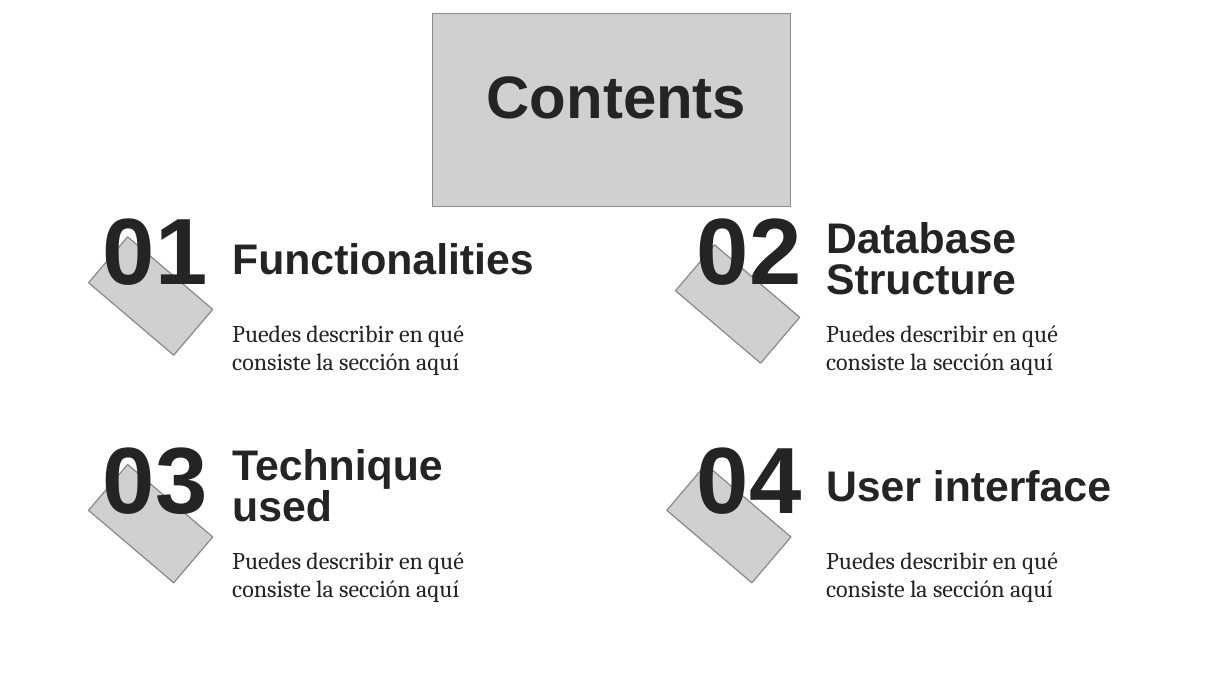
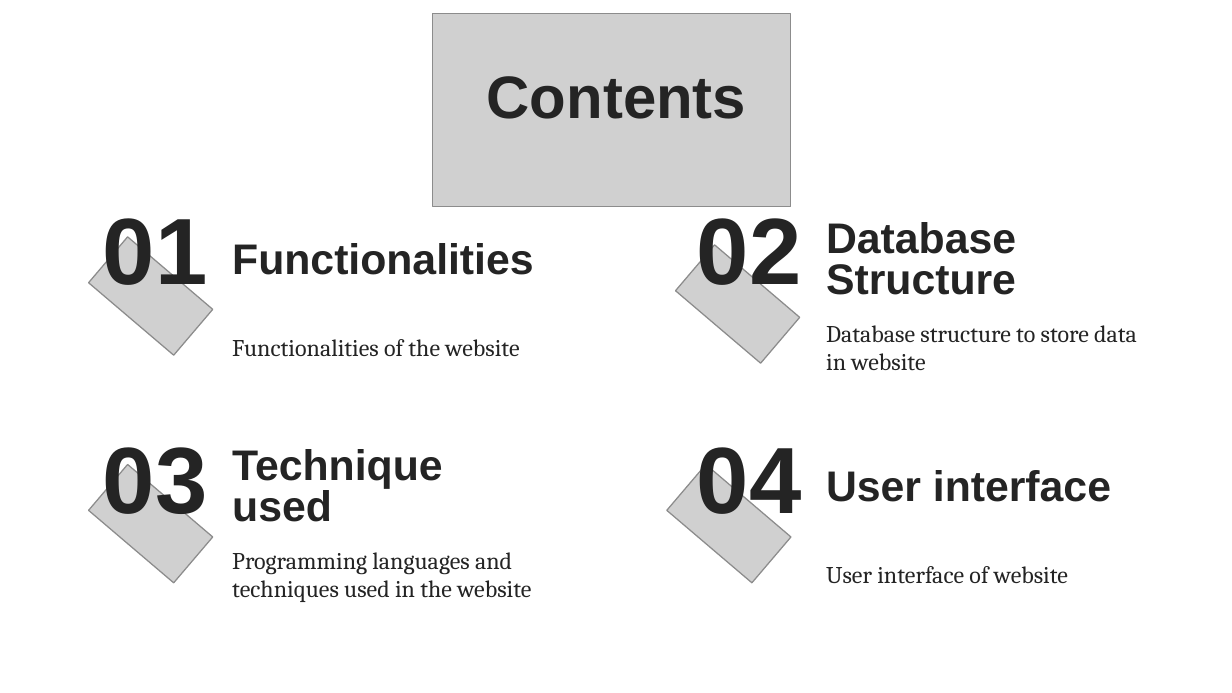
Before and after one commit to san-s/elibphp, a slide deck: slide 2 of WebSlide.pptx. Drawn at 1232x693 pixels with LibreOffice and Linux fonts; fonts in the diff are those of the drawing; grey boxes stand for pictures; background and template pictures are left out. Boxes give left, top, right and bottom in pixels: in the first picture for what was removed or moved away, otherwise in the second. Text is boxed around its words. In the diff, an @@ line names an element or a change of style, - is before the commit and + after.

```diff
--- a/WebSlide.pptx
+++ b/WebSlide.pptx
@@ subtitle at [826,325,1137,371]: text changed @@
-Puedes describir en qué consiste la sección aquí
+Database structure to store data in website
@@ subtitle at [232,339,519,357]: text changed @@
-Puedes describir en qué consiste la sección aquí
+Functionalities of the website
@@ subtitle at [232,552,531,602]: text changed @@
-Puedes describir en qué consiste la sección aquí
+Programming languages and techniques used in the website
@@ subtitle at [826,566,1068,584]: text changed @@
-Puedes describir en qué consiste la sección aquí
+User interface of website
```
Also in this commit, not shown: 4 other slides changed, 1 slide added, 1 slide removed.
